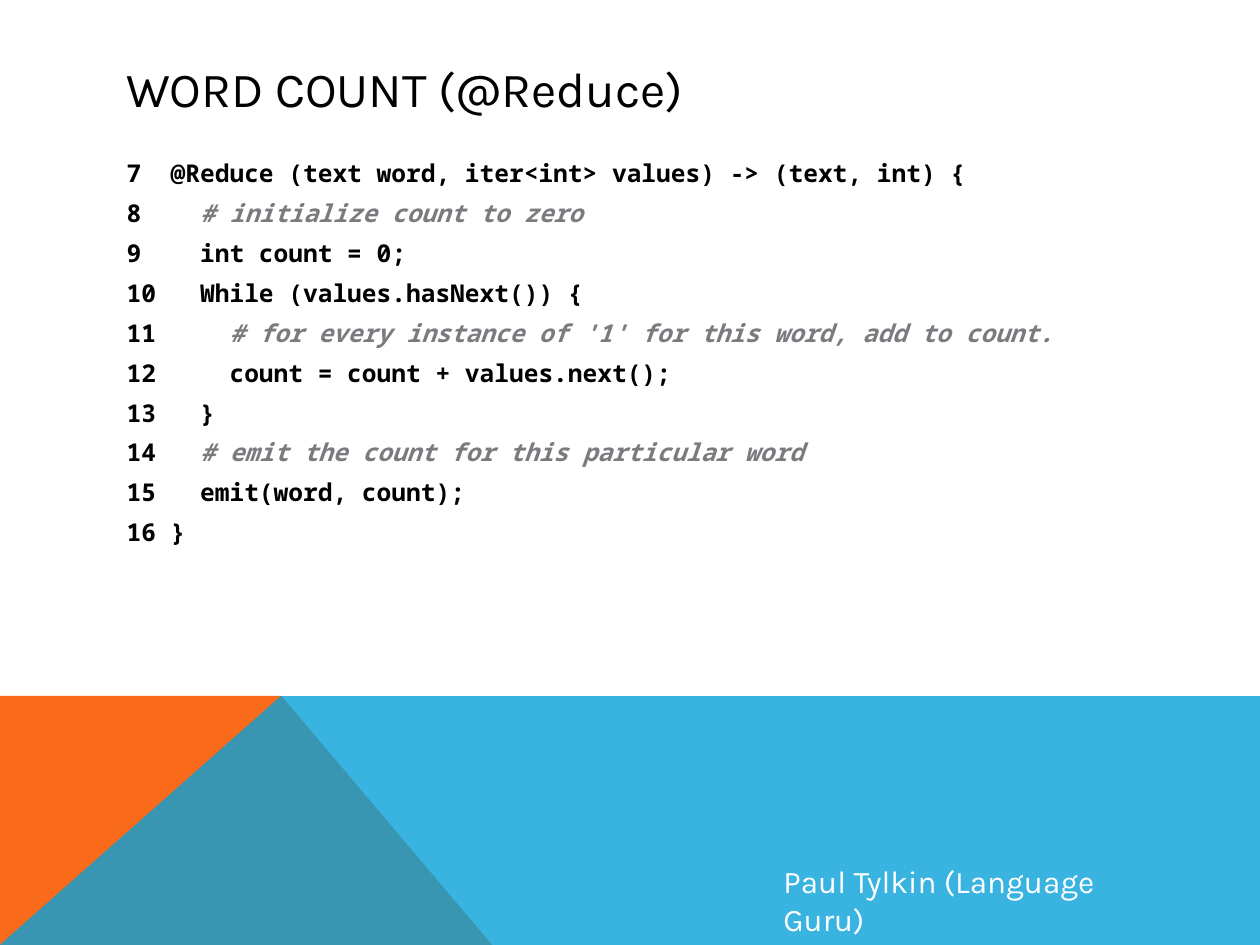
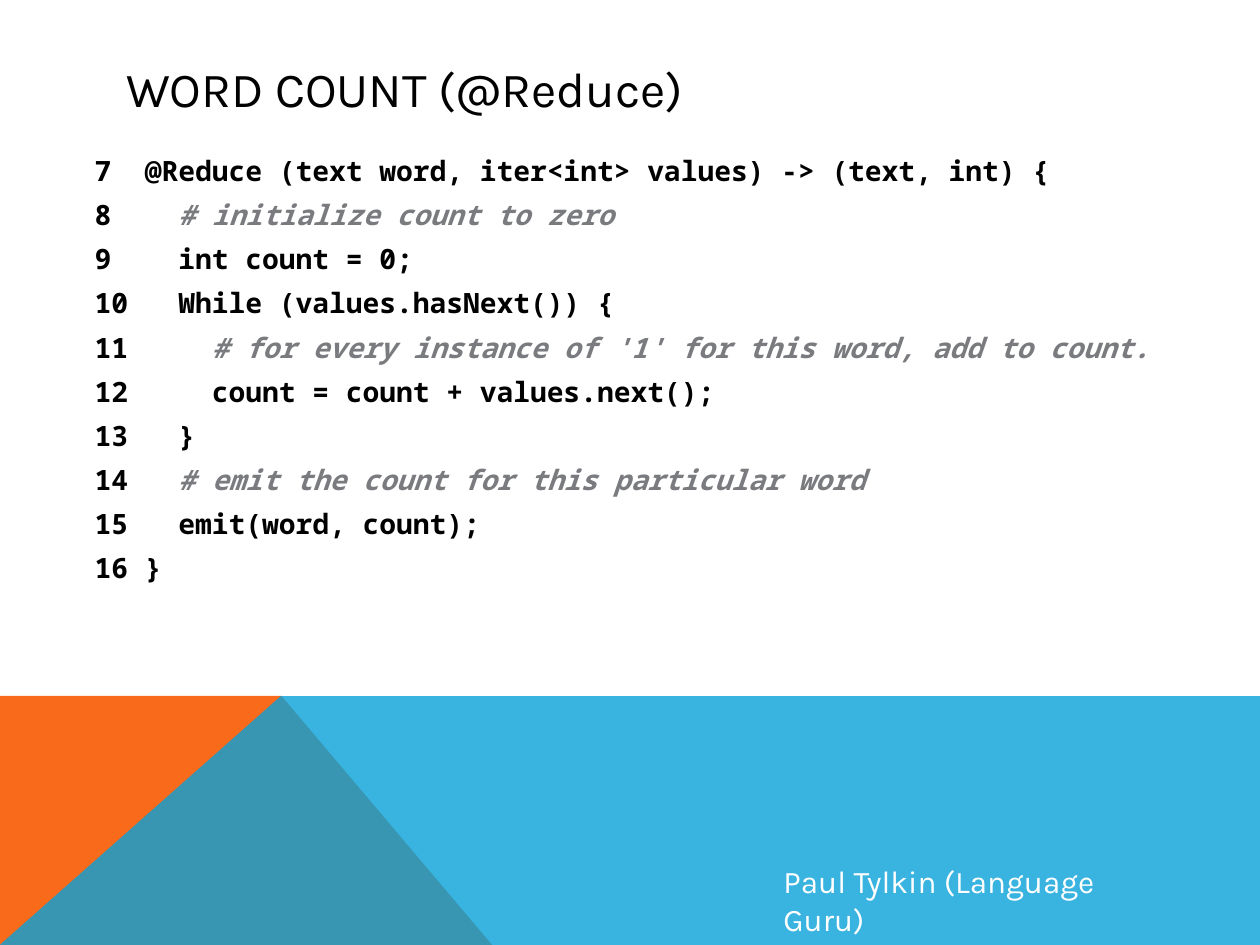
Before and after one commit to smessing/Hog, a slide deck: slide 11 of demo/demo.pptx (slide 10 before the commit). Drawn at 1260x945 pixels with LibreOffice and Linux fonts; fonts in the diff are those of the drawing. Boxes give left, top, right and bottom in pixels: in the first picture for what was removed or moved away, otherwise in the second. Text is boxed around its words. In the diff, an @@ line names an element or a change of style, - is before the commit and + after.

```diff
--- a/demo/demo.pptx
+++ b/demo/demo.pptx
@@ text "7 @Reduce (text word, iter<int> ...": place and size @@
-text "7 @Reduce (text word, iter<int> ..." at [127, 163, 1053, 542]
+text "7 @Reduce (text word, iter<int> ..." at [95, 159, 1150, 579]
@@ text "7 @Reduce (text word, iter<int> ..." at [95, 159, 1150, 579]: size 14 to 16 pt @@
```
Also in this commit, not shown: 8 other slides changed, 1 slide added.
